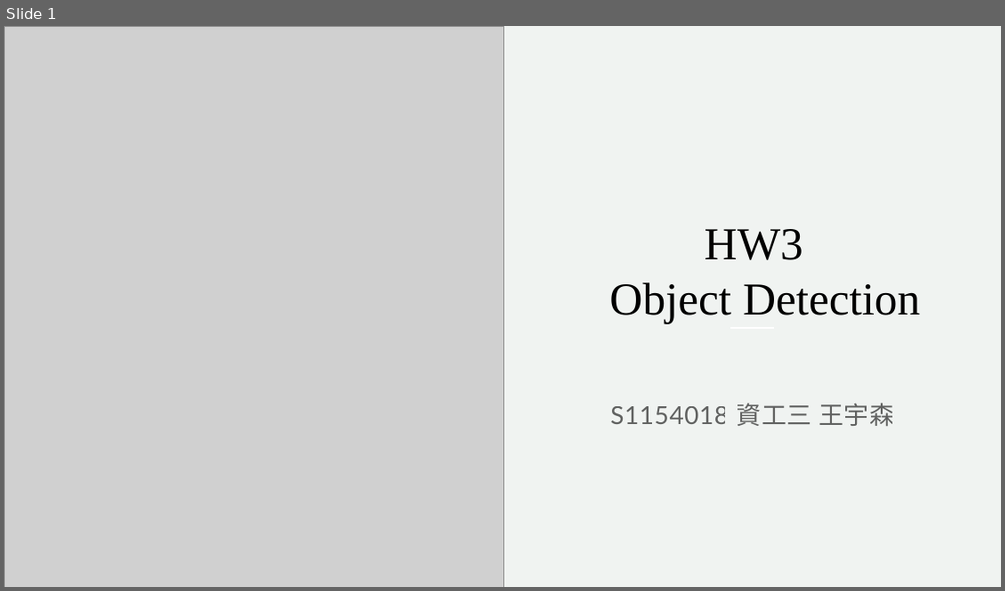
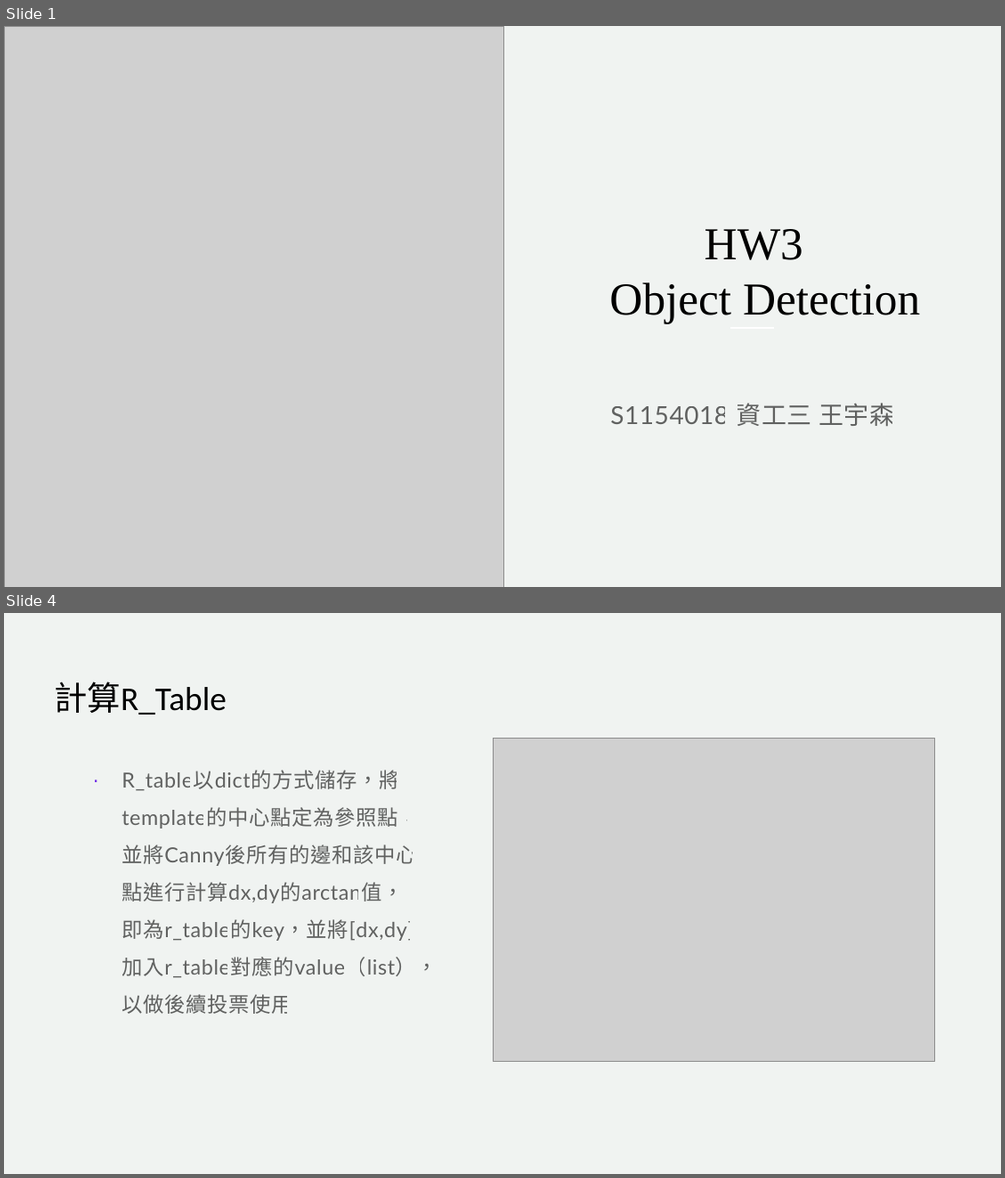
Before and after one commit to s102401002/ComputerVision2024, a slide deck: hw3/HW3_result.pptx. Shown one above the other, each under a label of ours: slide 1 before the commit, slides 1 and 4 after it; the slides between them are not shown. The pictures are 1005x591 and 1005x1178 pixels, drawn with LibreOffice and Linux fonts; fonts in the diff are those of the drawing; grey boxes stand for pictures. Boxes give left, top, right and bottom in pixels: in the first picture for what was removed or moved away, otherwise in the second. Text is boxed around its words. In the diff, an @@ line names an element or a change of style, - is before the commit and + after.

```diff
--- a/hw3/HW3_result.pptx
+++ b/hw3/HW3_result.pptx
@@ slide 4 added at (4, 613, 1001, 1174), background #F0F3F1 @@
@@ title added at (54, 682, 226, 714), 32 pt, text #000000 @@
+計算R_Table
@@ picture added at (493, 738, 934, 1061) @@
@@ text added at (121, 770, 437, 1013), 20 pt, text #000000 at 60% opacity @@
+· R_table以dict的方式儲存，將template的中心點定為參照點，並將Canny後所有的邊和該中心點進行計算dx,dy的arctan值，即為r_table的key，並將[dx,dy]加入r_table對應的value（list），以做後續投票使用
```
Also in this commit, not shown: 7 other slides added, 15 slides removed, 17 other files.
